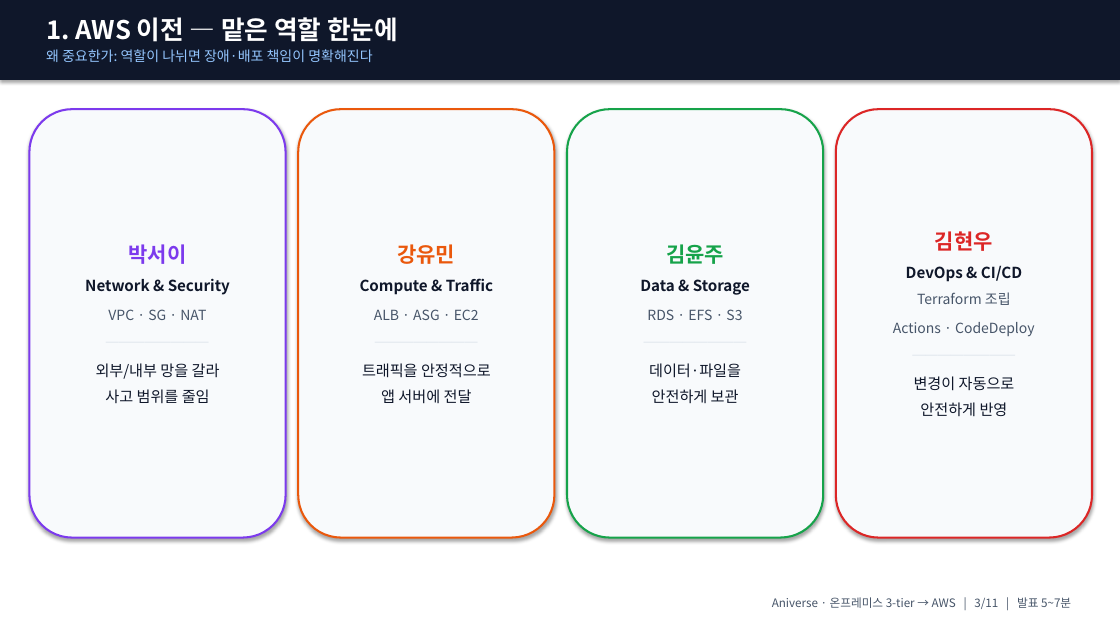
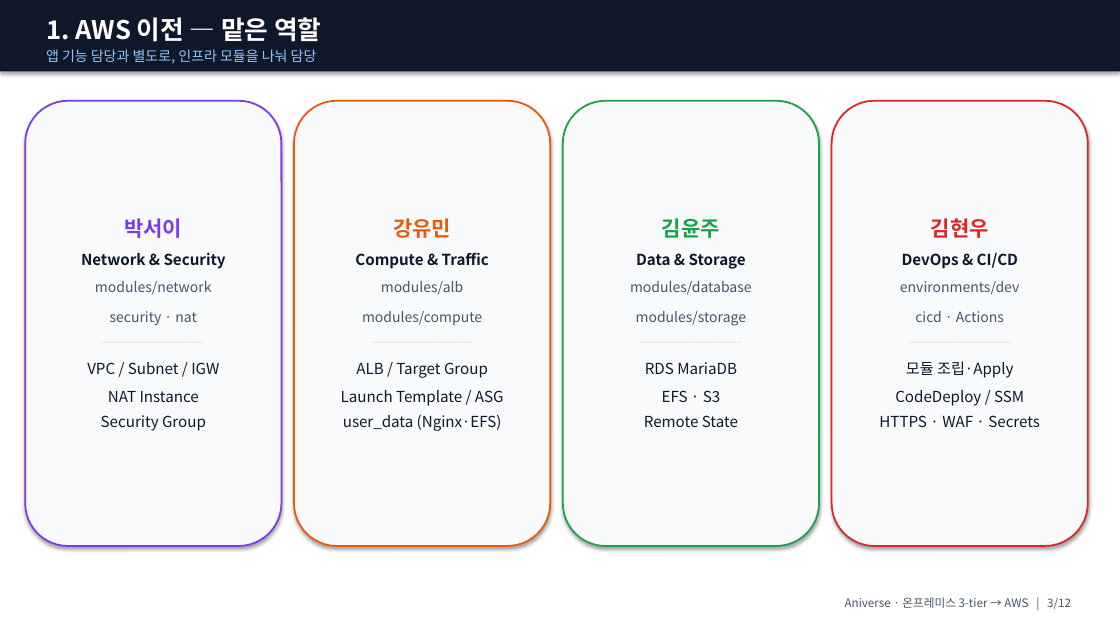
Before and after one commit to ho0215/anime-project-infra, a slide deck: slide 3 of docs/presentation/ppt/Aniverse_발표_강사용.pptx. Drawn at 1120x630 pixels with LibreOffice and Linux fonts; fonts in the diff are those of the drawing. Boxes give left, top, right and bottom in pixels: in the first picture for what was removed or moved away, otherwise in the second. Text is boxed around its words. In the diff, an @@ line names an element or a change of style, - is before the commit and + after.

```diff
--- a/docs/presentation/ppt/Aniverse_발표_강사용.pptx
+++ b/docs/presentation/ppt/Aniverse_발표_강사용.pptx
@@ rectangle: place and size @@
-rectangle at <box>0,0,1120,80</box>
+rectangle at <box>0,0,1120,71</box>
@@ text at <box>46,17,321,64</box>: text changed @@
-1. AWS 이전 — 맡은 역할 한눈에
-왜 중요한가: 역할이 나뉘면 장애·배포 책임이 명확해진다
+1. AWS 이전 — 맡은 역할
+앱 기능 담당과 별도로, 인프라 모듈을 나눠 담당
@@ rounded rectangle "박서이": place and size @@
-rounded rectangle "박서이" at <box>29,109,286,538</box>
+rounded rectangle "박서이" at <box>25,101,281,546</box>
@@ rounded rectangle "박서이" at <box>25,101,281,546</box>: less space between paragraphs; outline #7C3AED 1.75 pt to #7C3AED 1.5 pt @@
@@ rounded rectangle "강유민": place and size @@
-rounded rectangle "강유민" at <box>298,109,555,538</box>
+rounded rectangle "강유민" at <box>294,101,550,546</box>
@@ rounded rectangle "강유민" at <box>294,101,550,546</box>: less space between paragraphs; outline #EA580C 1.75 pt to #EA580C 1.5 pt @@
@@ rounded rectangle "김윤주": place and size @@
-rounded rectangle "김윤주" at <box>567,109,823,538</box>
+rounded rectangle "김윤주" at <box>563,101,819,546</box>
@@ rounded rectangle "김윤주" at <box>563,101,819,546</box>: less space between paragraphs; outline #16A34A 1.75 pt to #16A34A 1.5 pt @@
@@ rounded rectangle "김현우": place and size @@
-rounded rectangle "김현우" at <box>836,109,1092,538</box>
+rounded rectangle "김현우" at <box>832,101,1088,546</box>
@@ rounded rectangle "김현우" at <box>832,101,1088,546</box>: less space between paragraphs; outline #DC2626 1.75 pt to #DC2626 1.5 pt @@
@@ text in rounded rectangle at <box>95,281,211,326</box>: text changed @@
-VPC · SG · NAT
+modules/network
+security · nat
@@ text in rounded rectangle at <box>362,281,482,325</box>: text changed @@
-ALB · ASG · EC2
+modules/alb
+modules/compute
@@ text in rounded rectangle at <box>630,281,752,326</box>: text changed @@
-RDS · EFS · S3
+modules/database
+modules/storage
@@ text in rounded rectangle at <box>900,281,1019,322</box>: text changed @@
-Terraform 조립
-Actions · CodeDeploy
+environments/dev
+cicd · Actions
@@ text in rounded rectangle at <box>87,362,219,431</box>: text changed @@
-외부/내부 망을 갈라
-사고 범위를 줄임
+VPC / Subnet / IGW
+NAT Instance
+Security Group
@@ text in rounded rectangle at <box>341,362,504,431</box>: text changed @@
-트래픽을 안정적으로
-앱 서버에 전달
+ALB / Target Group
+Launch Template / ASG
+user_data (Nginx·EFS)
@@ text in rounded rectangle at <box>644,362,738,427</box>: text changed @@
-데이터·파일을
-안전하게 보관
+RDS MariaDB
+EFS · S3
+Remote State
@@ text in rounded rectangle at <box>879,361,1040,427</box>: text changed @@
-변경이 자동으로
-안전하게 반영
+모듈 조립·Apply
+CodeDeploy / SSM
+HTTPS · WAF · Secrets
@@ text at <box>845,597,1071,609</box>: text changed @@
-Aniverse · 온프레미스 3-tier → AWS | 3/11 | 발표 5~7분
+Aniverse · 온프레미스 3-tier → AWS | 3/12
```
Also in this commit, not shown: 4 other slides changed, 8 slides added, 5 slides removed, 8 other files.
